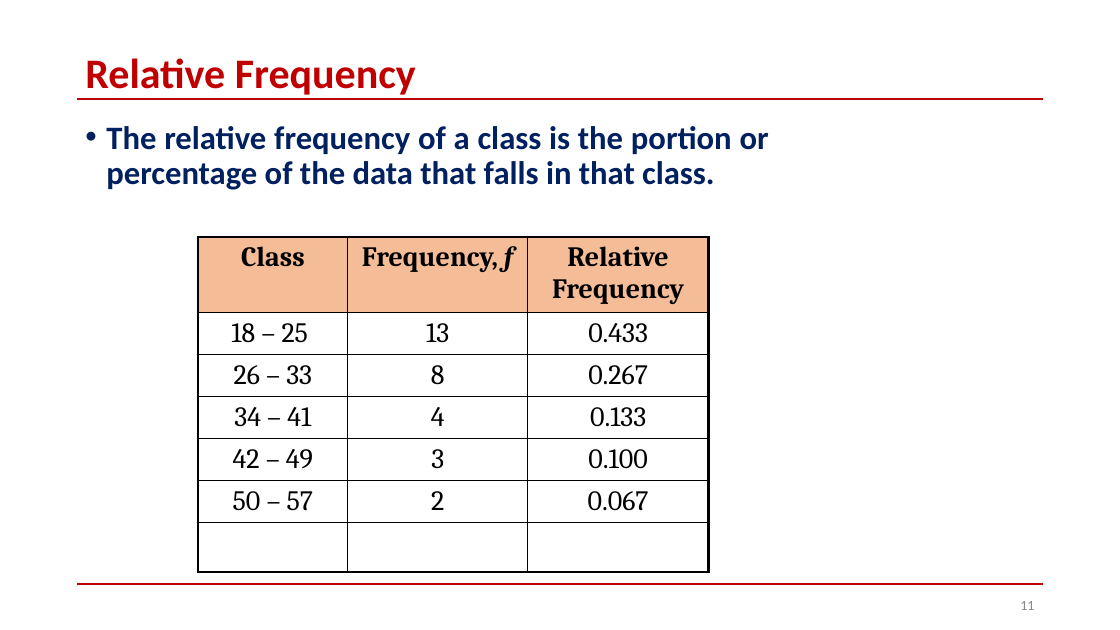
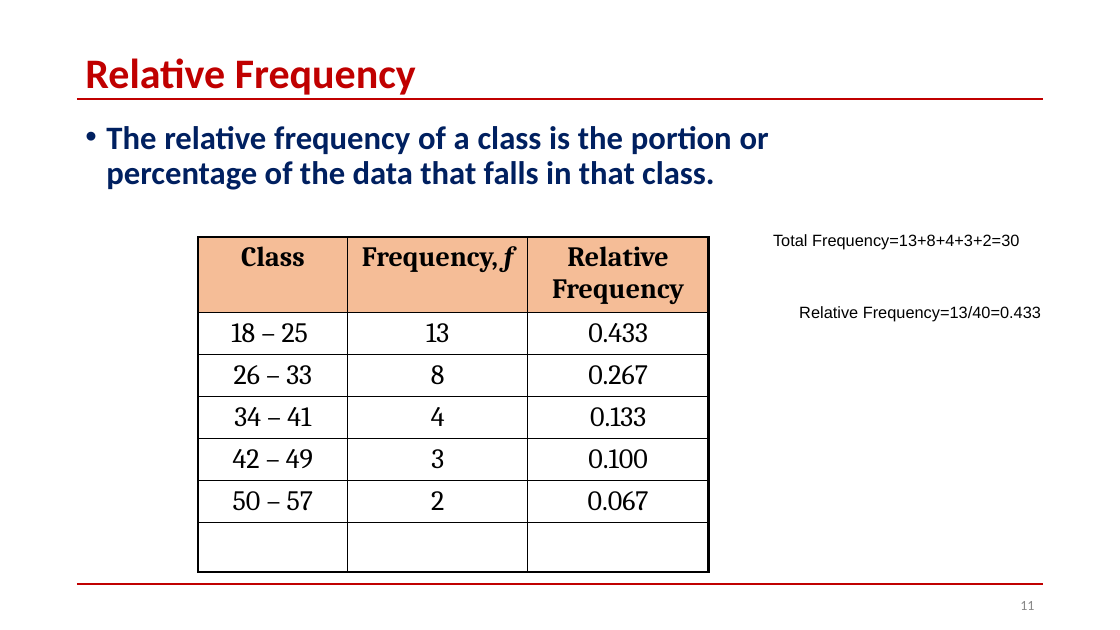
Before and after one commit to skysumitkumar/Du_Mca, a slide deck: slide 11 of 3rd_semester/Data_Science_with_python/PPT/Unit_2/8_Descriptive Statistics and Data Visualization.pptx. Drawn at 1120x630 pixels with LibreOffice and Linux fonts; fonts in the diff are those of the drawing. Boxes give left, top, right and bottom in pixels: in the first picture for what was removed or moved away, otherwise in the second. Text is boxed around its words. In the diff, an @@ line names an element or a change of style, - is before the commit and + after.

```diff
--- a/3rd_semester/Data_Science_with_python/PPT/Unit_2/8_Descriptive Statistics and Data Visualization.pptx
+++ b/3rd_semester/Data_Science_with_python/PPT/Unit_2/8_Descriptive Statistics and Data Visualization.pptx
@@ text added at [773,234,1019,249], 14 pt, text #000000 @@
+Total Frequency=13+8+4+3+2=30
@@ text added at [799,306,1041,322], 14 pt, text #000000 @@
+Relative Frequency=13/40=0.433
```
Also in this commit, not shown: 22 other slides changed, 18 other files.
